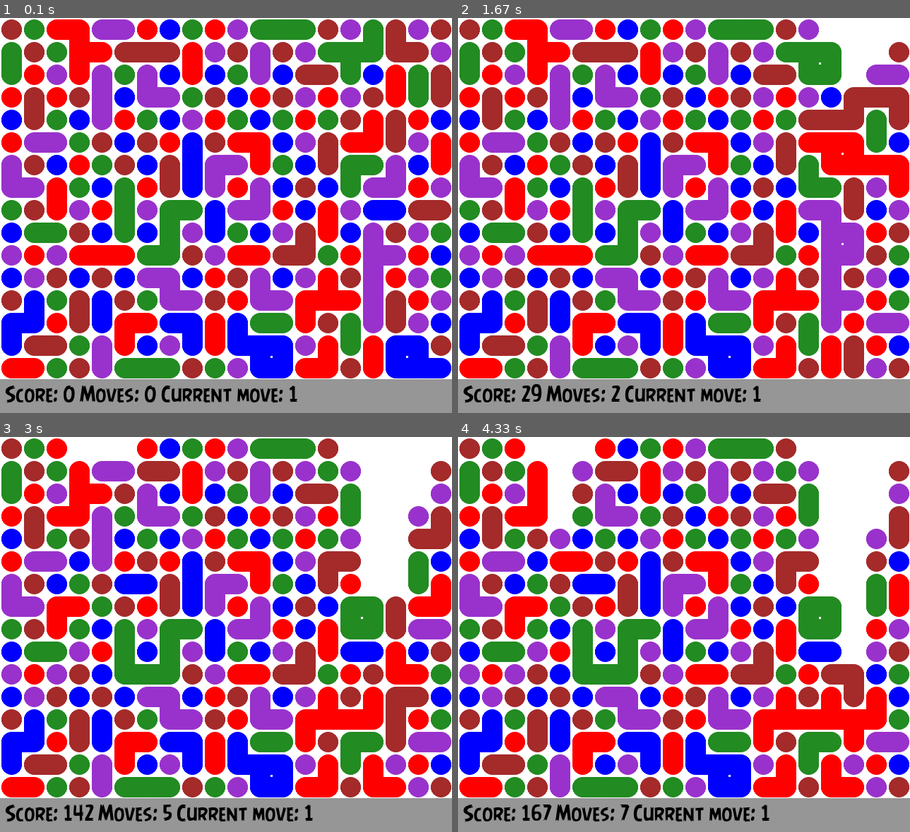
Above: before the commit, frames 1-4 (two rows, left to right).
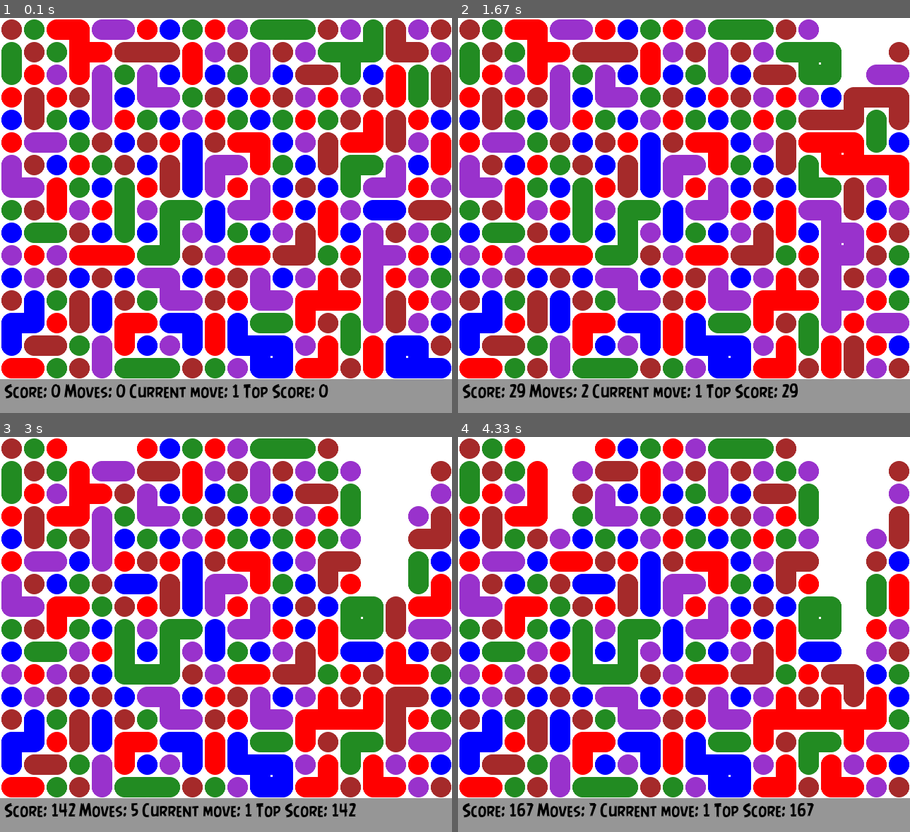
Above: after the commit, the same moments.

Repository: opethe1st/SameGame
Game: pygame game, started from Gui.py
Two runs of this game, one before a commit and one after it. Both use one fixed random seed, a clock stepped at 60 frames per second and the inputs below. The source is Python 2; it was converted automatically to run under Python 3.
Inputs (mouse positions are in pixels of both pictures, inside the frame that each line leads up to):
- Up to frame 1 (0.1 s): no input
- Up to frame 2 (1.67 s): click (828, 203) at 0.38 s; click (543, 156) at 0.72 s; click (851, 353) at 1.05 s; click (575, 136) at 1.38 s
- Up to frame 3 (3 s): click (397, 784) at 1.72 s; click (162, 551) at 2.05 s; click (384, 737) at 2.38 s; click (81, 674) at 2.72 s
- Up to frame 4 (4.33 s): click (552, 559) at 3.05 s; click (575, 705) at 3.38 s; click (846, 725) at 3.72 s; click (548, 780) at 4.05 s

The runs differ from the first frame. In frame 1, 1.7% of the frame differs, in the area x 0-73%, y 92-98%; in frame 2, 1.8%; in frame 3, 1.9%, in the area x 0-79%, y 92-98%; in frame 4, 1.9%.

Commit message:
Display Top Score

Diff:
--- a/Gui.py
+++ b/Gui.py
@@ -58,8 +58,8 @@
     global currentScore
     pygame.draw.rect(screen, (150,150,150), (0,512,640,48), 0)
     pygame.font.init()
-    myfont = pygame.font.Font(basedir + os.sep + "Fonts/angrybirds-regular.ttf", 30)
-    textsurface = myfont.render(' Score: %s Moves: %s Current move: %s '%(board.score,board.nmoves,currentScore), 1, BLACK,(150,150,150)).convert()
+    myfont = pygame.font.Font(basedir + os.sep + "Fonts/angrybirds-regular.ttf", 24)
+    textsurface = myfont.render(' Score: %s Moves: %s Current move: %s Top Score: %s'%(board.score,board.nmoves,currentScore,board.highScore), 1, BLACK,(150,150,150)).convert()
     screen.blit(textsurface,(1,515))
     pygame.display.update()
 
@@ -103,7 +103,7 @@
             screen.blit(textsurface,text_rect)
             pygame.draw.rect(screen, (150,150,150), (0,512,640,48), 0)
             pygame.font.init()
-            myfont = pygame.font.Font(basedir + os.sep + "Fonts/angrybirds-regular.ttf", 30)
+            myfont = pygame.font.Font(basedir + os.sep + "Fonts/angrybirds-regular.ttf", 24)
             textsurface = myfont.render('Your Score: %s Top Score: %s '%(board.score,board.highScore), 1, BLACK,(150,150,150)).convert()
             screen.blit(textsurface,(1,515))
             pygame.display.update()
